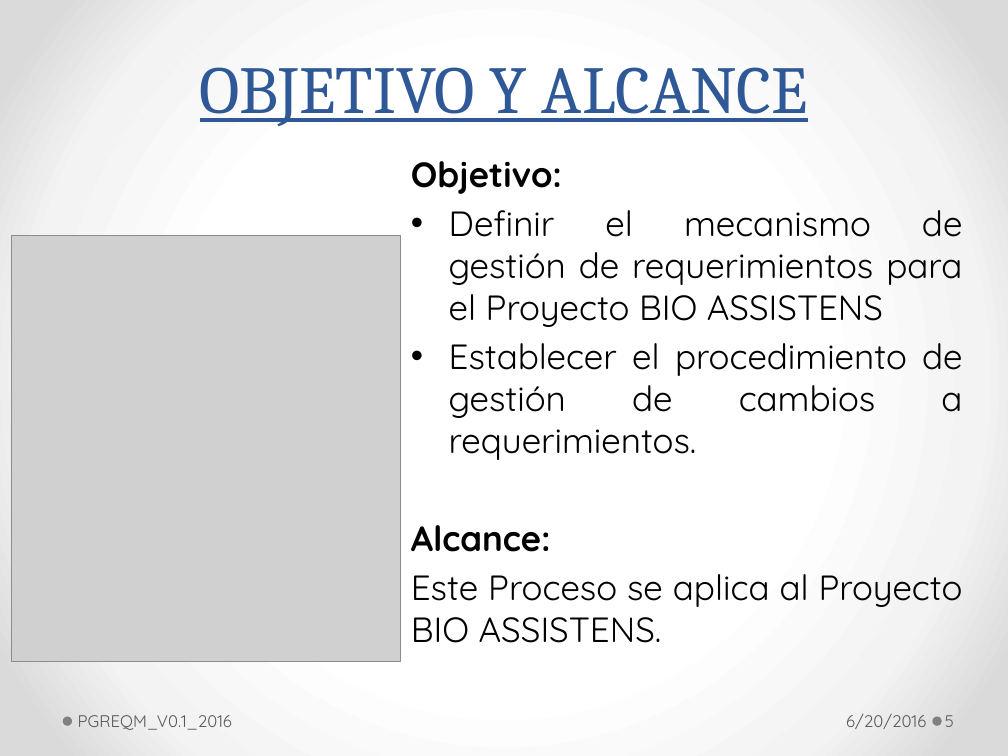
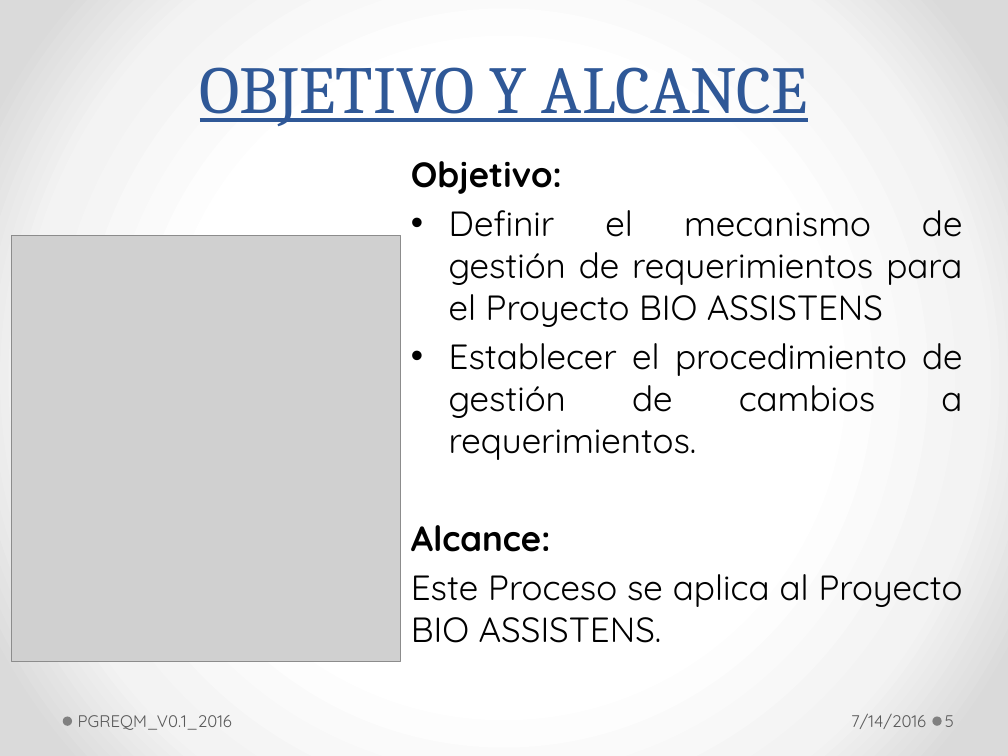
Before and after one commit to Al3n/Proyecto-BioAssistent, a slide deck: slide 5 of Area de Proceso REQM/PGREQM/PGREQM_V0.1_2016.pptx. Drawn at 1008x756 pixels with LibreOffice and Linux fonts; fonts in the diff are those of the drawing; grey boxes stand for pictures. Boxes give left, top, right and bottom in pixels: in the first picture for what was removed or moved away, otherwise in the second. Text is boxed around its words. In the diff, an @@ line names an element or a change of style, - is before the commit and + after.

```diff
--- a/Area de Proceso REQM/PGREQM/PGREQM_V0.1_2016.pptx
+++ b/Area de Proceso REQM/PGREQM/PGREQM_V0.1_2016.pptx
@@ text at box(851, 714, 926, 729): text changed @@
-6/20/2016
+7/14/2016
```
Also in this commit, not shown: 19 other slides changed, 35 other files.
